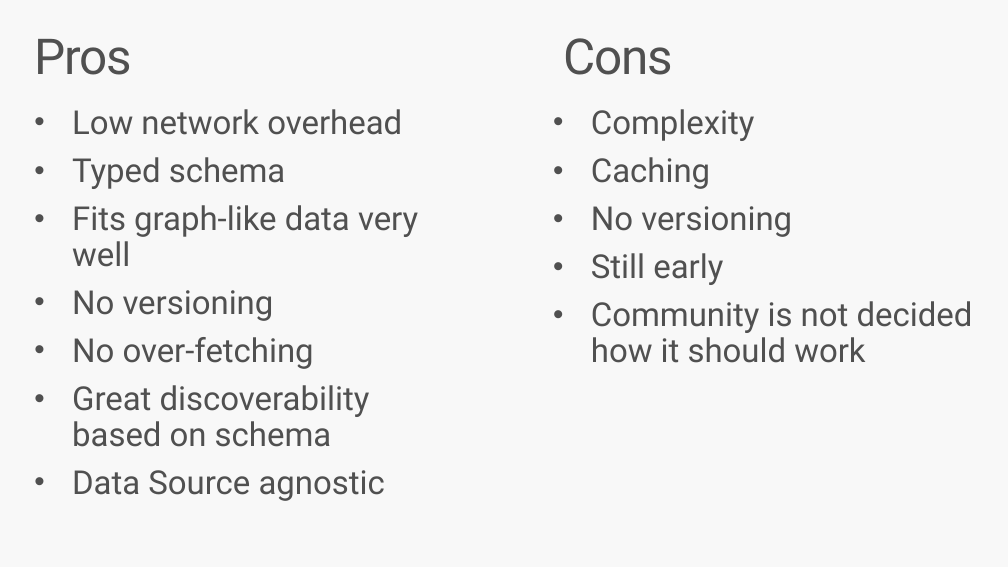
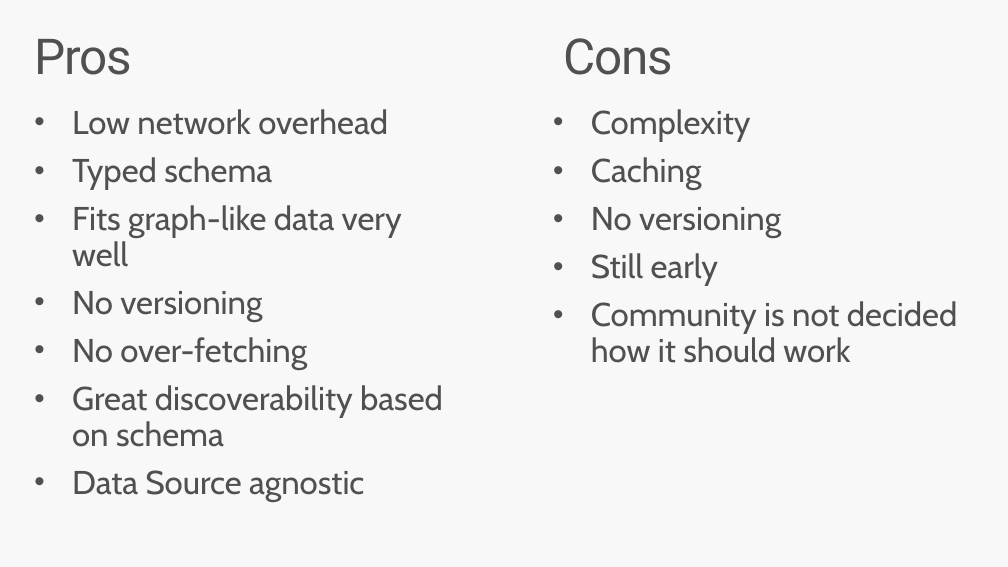
Before and after one commit to jlamch/.net-core, a slide deck: slide 40 of 3.api-flavours.pptx (slide 39 before the commit). Drawn at 1008x567 pixels with LibreOffice and Linux fonts; fonts in the diff are those of the drawing. Boxes give left, top, right and bottom in pixels: in the first picture for what was removed or moved away, otherwise in the second. Text is boxed around its words. In the diff, an @@ line names an element or a change of style, - is before the commit and + after.

```diff
--- a/3.api-flavours.pptx
+++ b/3.api-flavours.pptx
@@ text "Low network overhead" at bbox=[72, 109, 443, 501]: font Roboto to Cabin @@
@@ text "Complexity" at bbox=[591, 109, 957, 363]: font Roboto to Cabin @@
```
Also in this commit, not shown: 27 other slides changed, 1 slide added, 2 other files.
